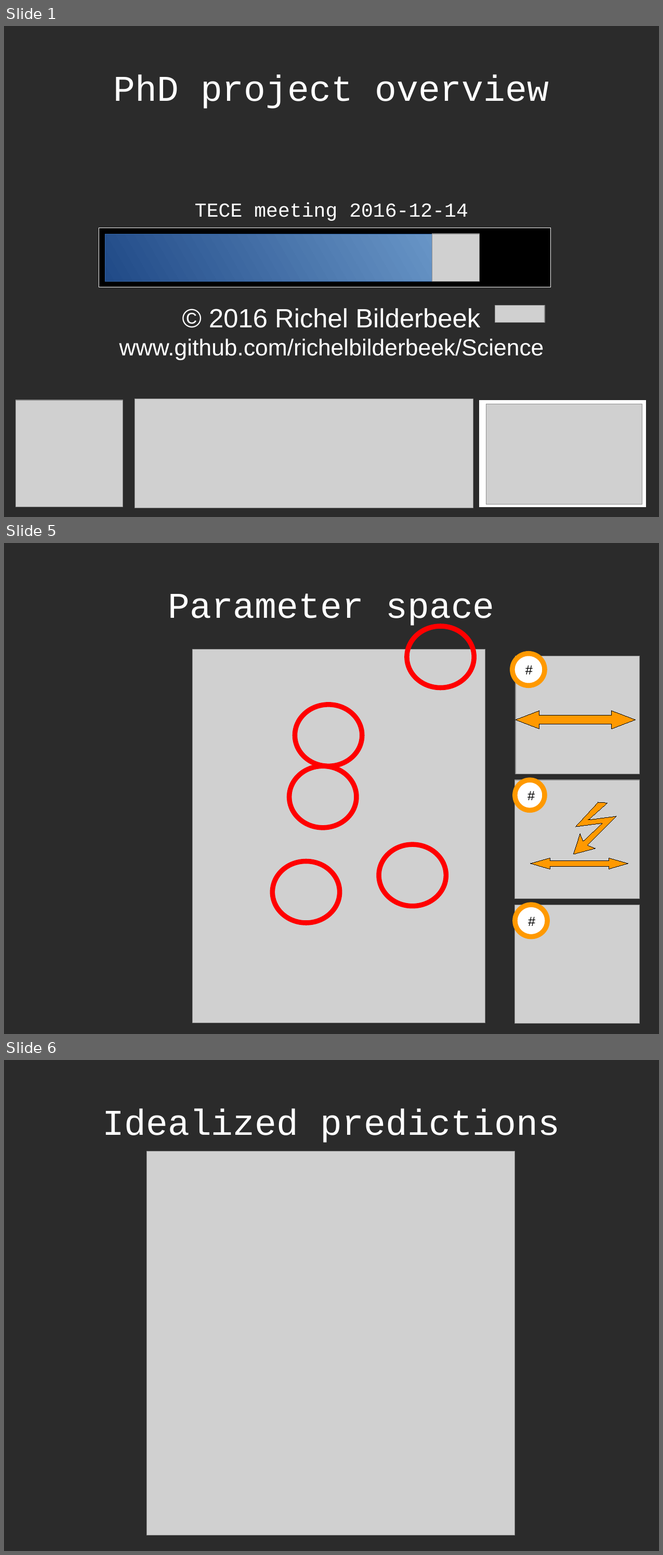
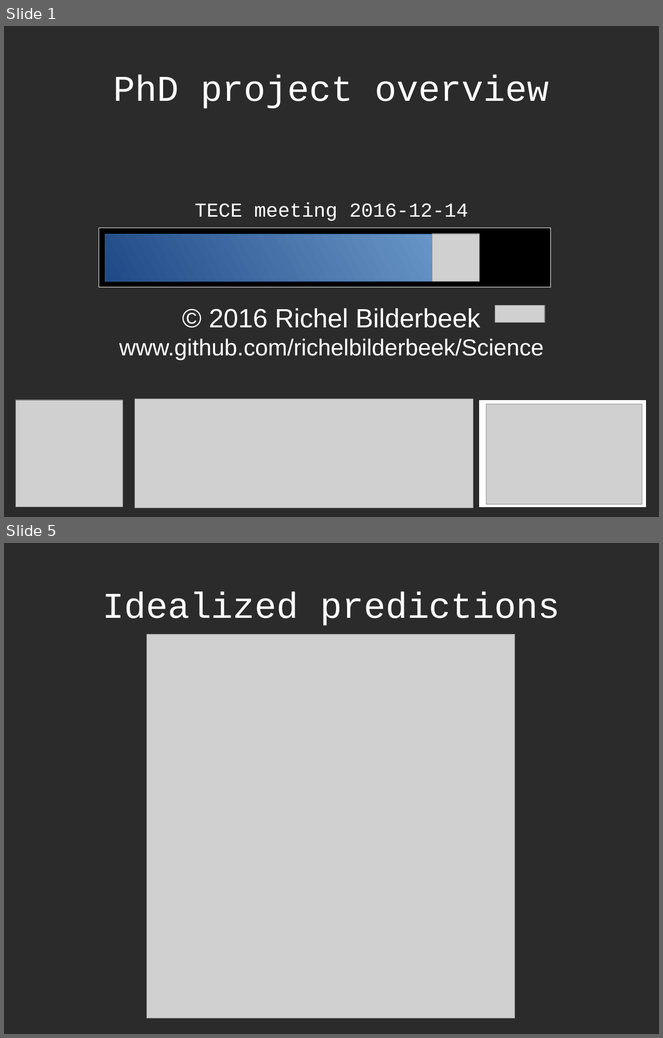
Before and after one commit to richelbilderbeek/Science, a slide deck: Bilderbeek20161214TeceMeeting/20161214TeceMeeting.odp. Shown one above the other, each under a label of ours: slides 1, 5 and 6 before the commit, slides 1 and 5 after it; the slides between them are not shown. The pictures are 663x1555 and 663x1038 pixels, drawn with LibreOffice and Linux fonts; fonts in the diff are those of the drawing; grey boxes stand for pictures; background and template pictures are left out; a plain dark background stands for a picture behind light text. Boxes give left, top, right and bottom in pixels: in the first picture for what was removed or moved away, otherwise in the second. Text is boxed around its words. In the diff, an @@ line names an element or a change of style, - is before the commit and + after.

```diff
--- a/Bilderbeek20161214TeceMeeting/20161214TeceMeeting.odp
+++ b/Bilderbeek20161214TeceMeeting/20161214TeceMeeting.odp
@@ slide 5 removed at [4, 543, 659, 1034], background picture (left out) @@
@@ title removed at [168, 593, 495, 628] @@
-Parameter space
@@ ellipse removed at [407, 626, 474, 688] @@
@@ picture removed at [192, 650, 486, 1024] @@
@@ ellipse removed at [513, 654, 545, 685] @@
-#
@@ picture removed at [516, 656, 640, 774] @@
@@ ellipse removed at [295, 705, 362, 767] @@
@@ left right arrow removed at [516, 710, 636, 729] @@
@@ ellipse removed at [289, 767, 357, 828] @@
@@ picture removed at [515, 780, 640, 899] @@
@@ ellipse removed at [515, 780, 545, 811] @@
-#
@@ freeform shape removed at [573, 802, 617, 854] @@
@@ ellipse removed at [379, 845, 447, 907] @@
@@ ellipse removed at [273, 862, 340, 924] @@
@@ left right arrow removed at [531, 858, 629, 870] @@
@@ picture removed at [515, 905, 640, 1024] @@
@@ ellipse removed at [515, 905, 547, 937] @@
-#
@@ what was slide 6 is now slide 5 @@
```
Also in this commit, not shown: 1 slide changed, 7 slides added, 3 other slides removed, 7 other files.
